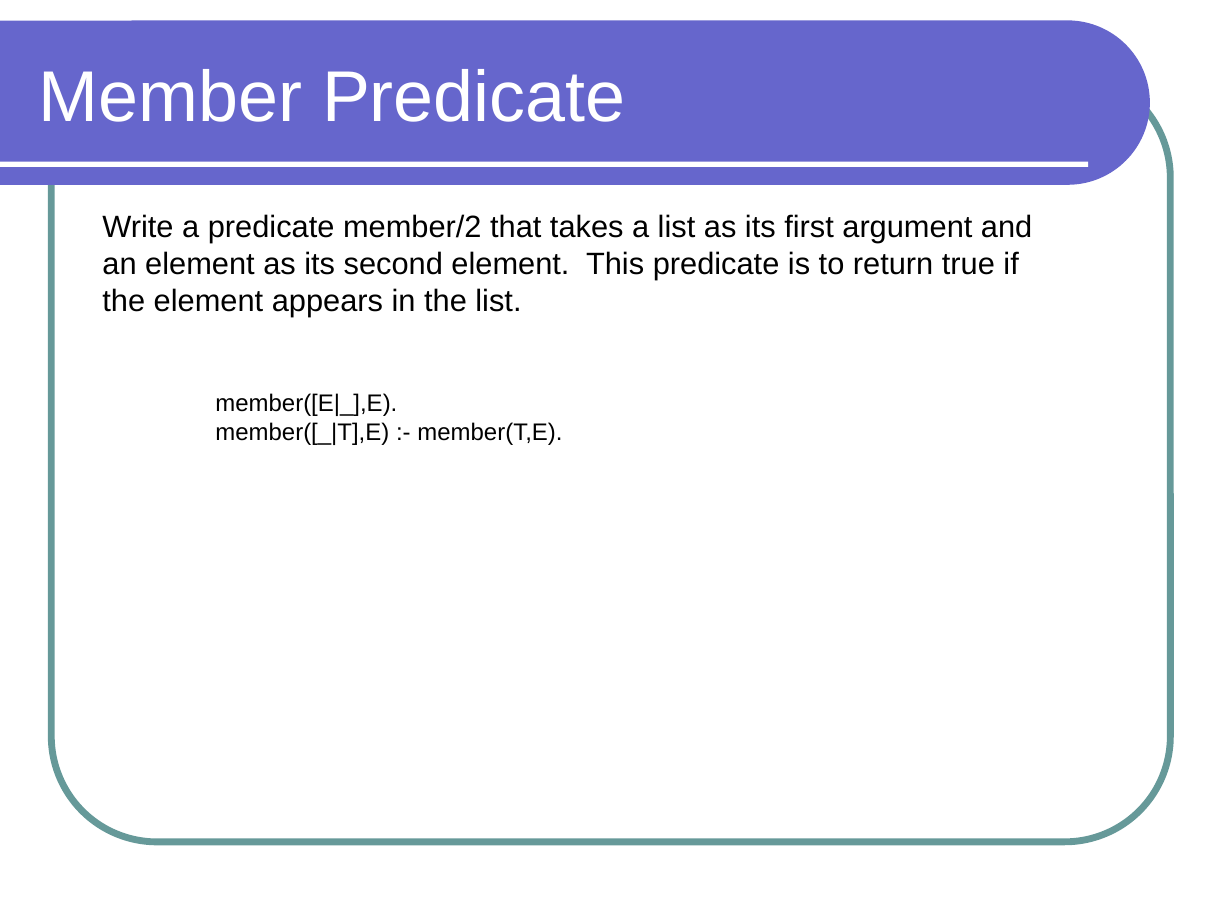
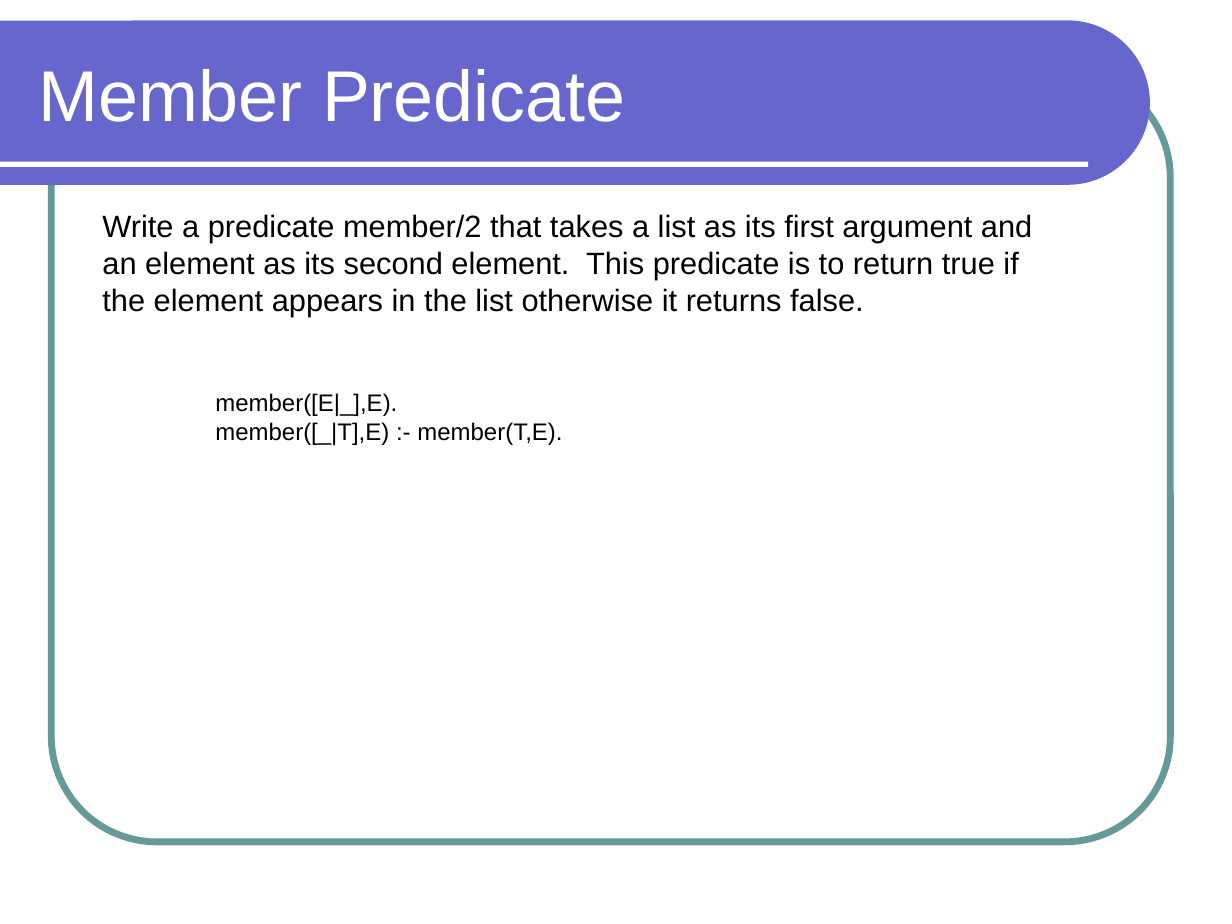
Before and after one commit to lutzhamel/phl-prolog, a slide deck: slide 29 of philosophy-prolog.pptx. Drawn at 1232x924 pixels with LibreOffice and Linux fonts; fonts in the diff are those of the drawing. Boxes give left, top, right and bottom in pixels: in the first picture for what was removed or moved away, otherwise in the second. Text is boxed around its words. In the diff, an @@ line names an element or a change of style, - is before the commit and + after.

```diff
--- a/philosophy-prolog.pptx
+++ b/philosophy-prolog.pptx
@@ text at (x1=102, y1=214, x2=1032, y2=317): text changed @@
-Write a predicate member/2 that takes a list as its first argument and
-an element as its second element. This predicate is to return true if
-the element appears in the list.
+Write a predicate member/2 that takes a list as its first argument and
+an element as its second element. This predicate is to return true if
+the element appears in the list otherwise it returns false.
```
Also in this commit, not shown: 2 other slides changed, 2 slides removed, 3 other files.
